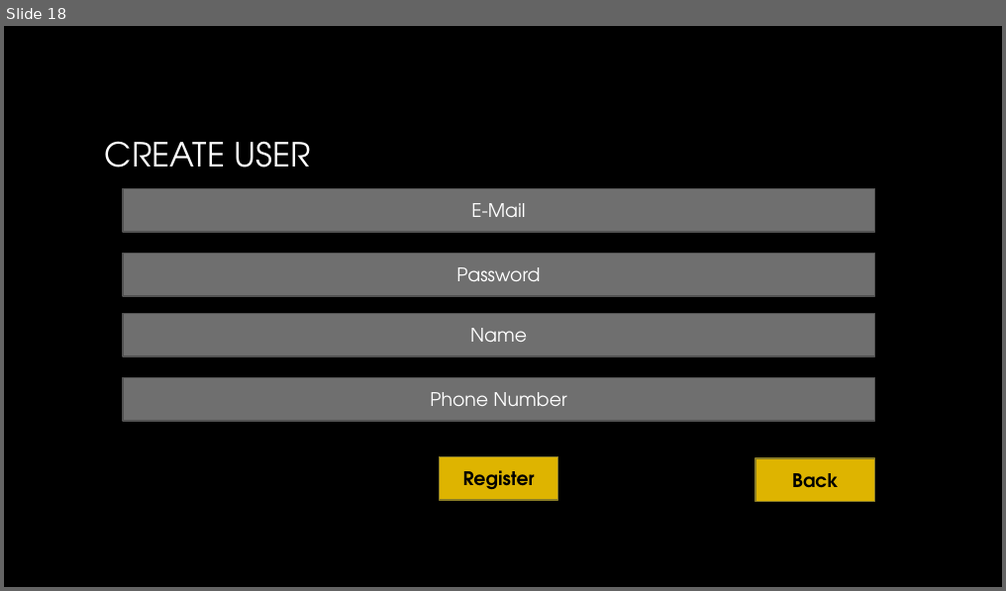
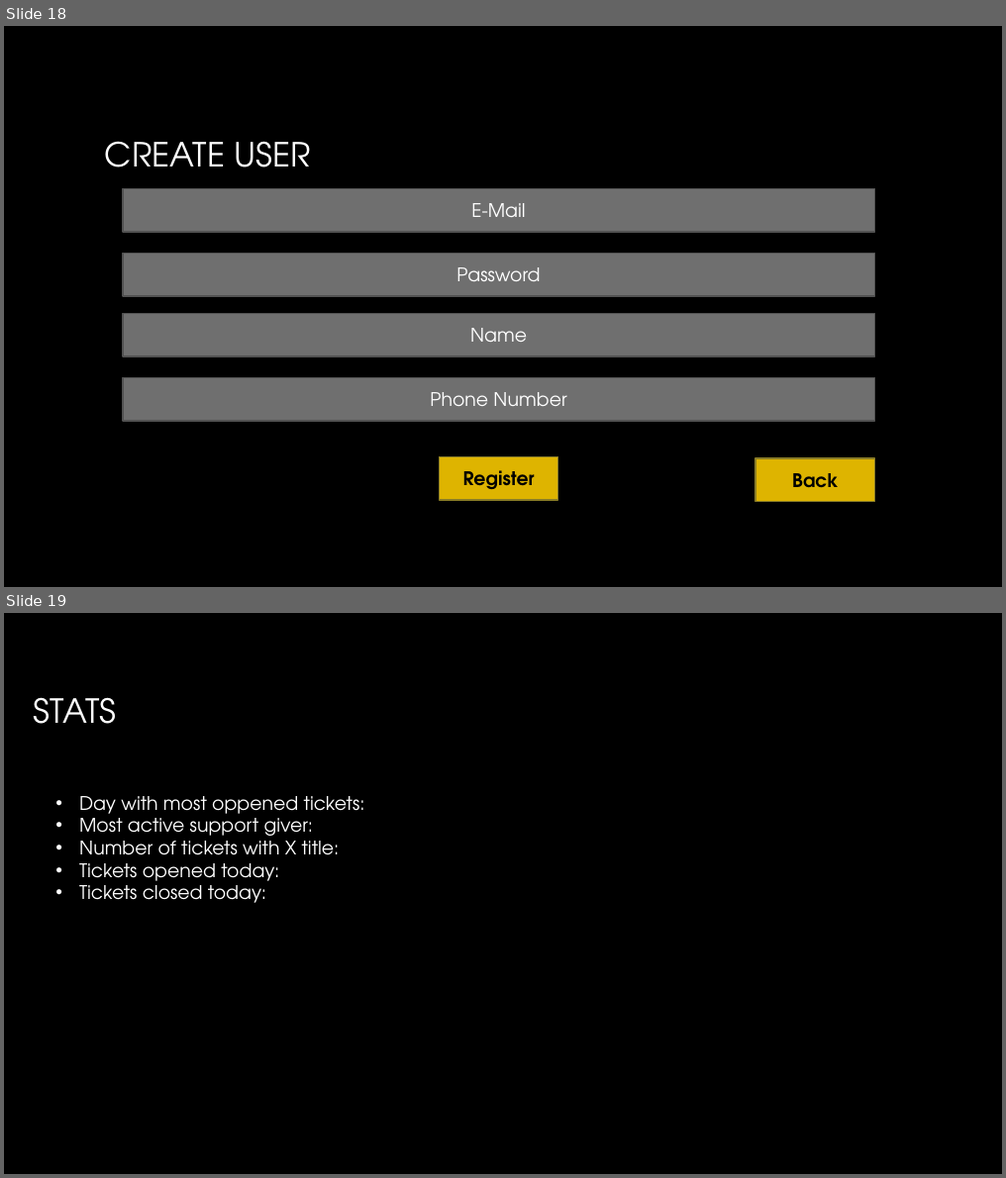
Before and after one commit to SCE-SWE-2018-G3/ticket-management-system, a slide deck: Requirements & Specifications/Prototype.pptx. Shown one above the other, each under a label of ours: slide 18 before the commit, slides 18 and 19 after it. The pictures are 1006x591 and 1006x1178 pixels, drawn with LibreOffice and Linux fonts; fonts in the diff are those of the drawing; background and template pictures are left out. Boxes give left, top, right and bottom in pixels: in the first picture for what was removed or moved away, otherwise in the second. Text is boxed around its words. In the diff, an @@ line names an element or a change of style, - is before the commit and + after.

```diff
--- a/Requirements & Specifications/Prototype.pptx
+++ b/Requirements & Specifications/Prototype.pptx
@@ slide 19 added at box(4, 613, 1002, 1174), background picture (left out) @@
@@ title added at box(34, 697, 117, 724), 32 pt, text gradient #FFFFFF to #A6A6A6 @@
+STATS
@@ text added at box(79, 796, 365, 903), 18 pt, text #FFFFFF @@
+• Day with most oppened tickets:
+• Most active support giver:
+• Number of tickets with X title:
+• Tickets opened today:
+• Tickets closed today:
```
Also in this commit, not shown: 3 slides changed, 9 other files.
